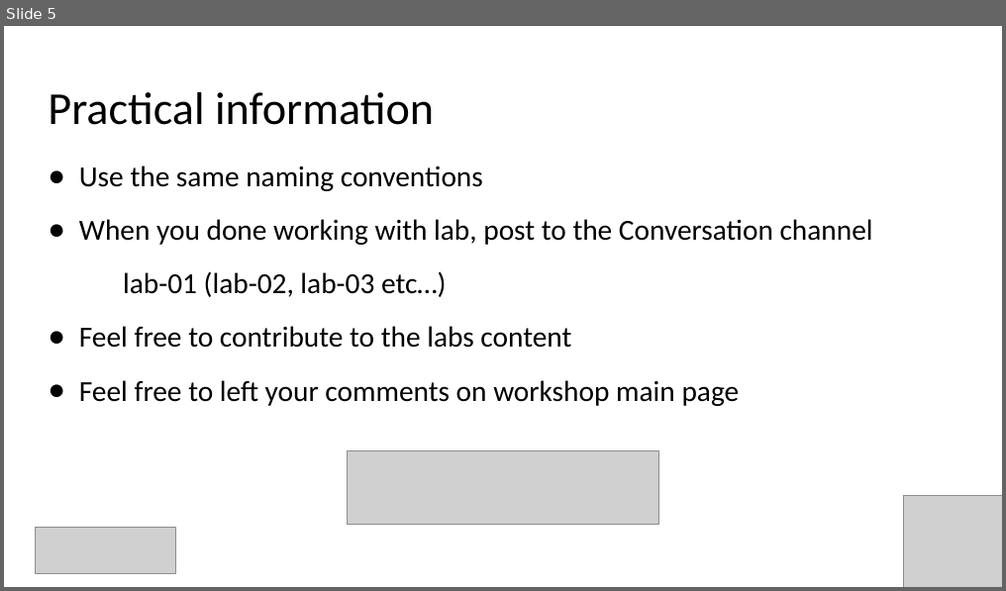
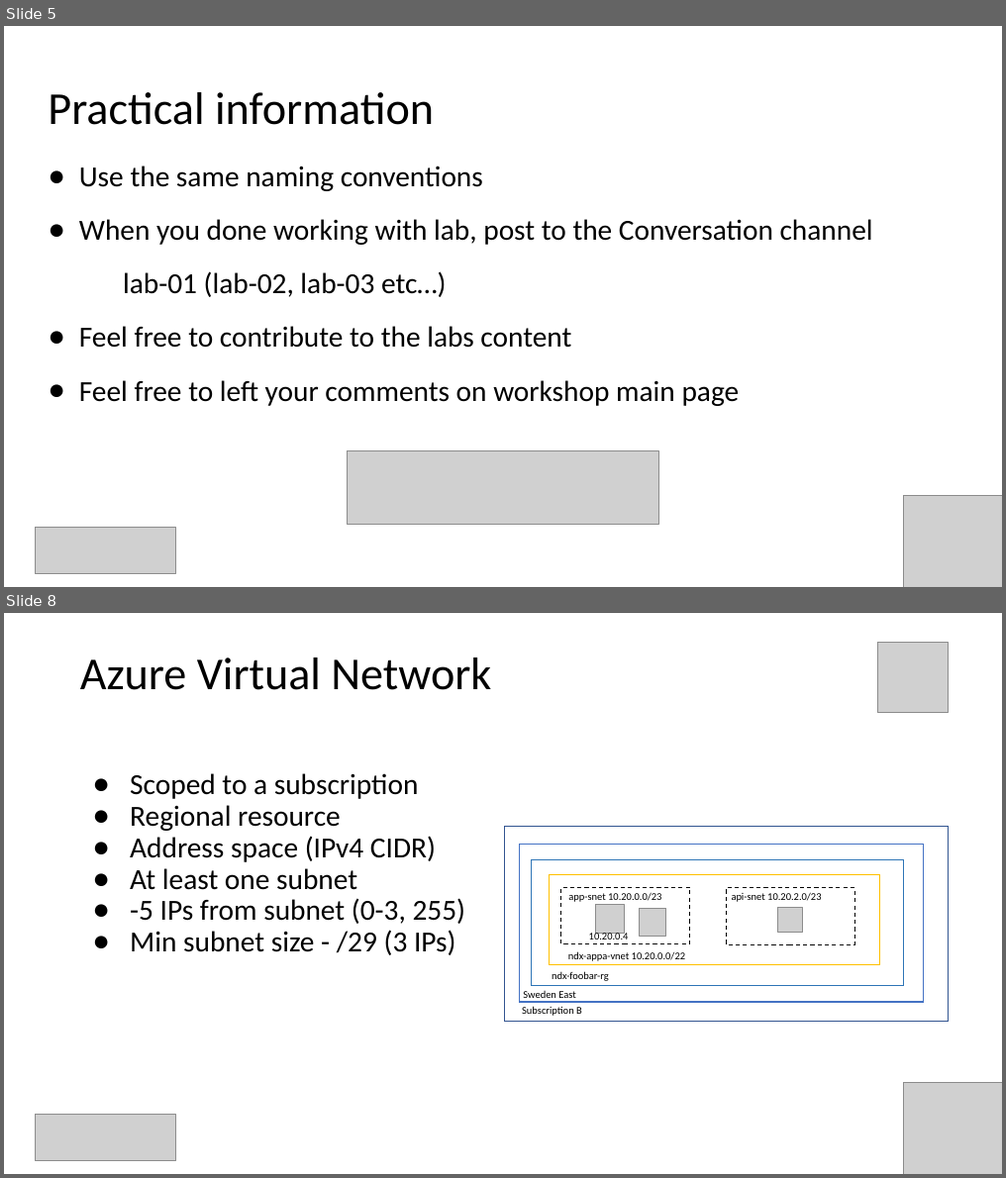
Before and after one commit to Infrastructure-AsCode/azure-private-links-labs, a slide deck: slides/private-links.pptx. Shown one above the other, each under a label of ours: slide 5 before the commit, slides 5 and 8 after it; the slides between them are not shown. The pictures are 1006x591 and 1006x1178 pixels, drawn with LibreOffice and Linux fonts; fonts in the diff are those of the drawing; grey boxes stand for pictures; background and template pictures are left out. Boxes give left, top, right and bottom in pixels: in the first picture for what was removed or moved away, otherwise in the second. Text is boxed around its words. In the diff, an @@ line names an element or a change of style, - is before the commit and + after.

Commit message:
WIP lab05 + slides

```diff
--- a/slides/private-links.pptx
+++ b/slides/private-links.pptx
@@ slide 8 added at box(4, 613, 1002, 1174), background #FFFFFF @@
@@ picture added at box(877, 642, 948, 713) @@
@@ title added at box(80, 658, 491, 690), 44 pt, text #000000 @@
+Azure Virtual Network
@@ text added at box(130, 773, 466, 956), 28 pt, text #000000 @@
+● Scoped to a subscription
+● Regional resource
+● Address space (IPv4 CIDR)
+● At least one subnet
+● -5 IPs from subnet (0-3, 255)
+● Min subnet size - /29 (3 IPs)
@@ rectangle added at box(504, 827, 948, 1021), outline #325491 1 pt @@
@@ rectangle added at box(519, 845, 924, 1002), outline #4472C4 1 pt @@
@@ rectangle added at box(532, 860, 905, 985), outline #2E75B6 1 pt @@
@@ rectangle added at box(549, 875, 880, 964), outline #FFC000 1 pt @@
@@ rectangle added at box(561, 888, 690, 945), outline #000000 1 pt dashed @@
@@ text added at box(568, 892, 661, 902), 10 pt, text #000000 @@
+app-snet 10.20.0.0/23
@@ picture added at box(595, 905, 624, 934) @@
@@ picture added at box(639, 908, 666, 936) @@
@@ rectangle added at box(727, 888, 855, 946), outline #000000 1 pt dashed @@
@@ text added at box(732, 892, 821, 902), 10 pt, text #000000 @@
+api-snet 10.20.2.0/23
@@ picture added at box(778, 908, 803, 933) @@
@@ text added at box(589, 931, 629, 940), 10 pt, text #000000 @@
+10.20.0.4
@@ text added at box(568, 952, 685, 961), 10 pt, text #000000 @@
+ndx-appa-vnet 10.20.0.0/22
@@ text added at box(523, 991, 575, 998), 10 pt, text #000000 @@
+Sweden East
@@ text added at box(551, 971, 609, 981), 10 pt, text #000000 @@
+ndx-foobar-rg
@@ text added at box(522, 1006, 582, 1016), 10 pt, text #000000 @@
+Subscription B
@@ picture added at box(904, 1082, 1002, 1174) @@
@@ picture added at box(35, 1114, 175, 1161) @@
```
Also in this commit, not shown: 16 other slides added, 2 other files.
